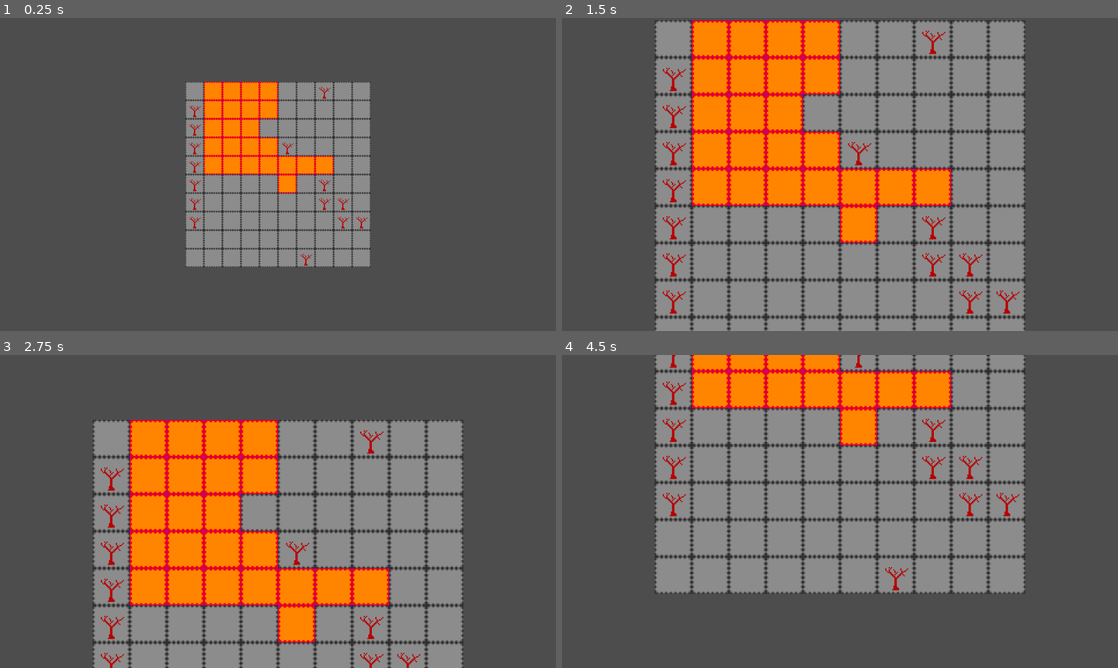
Above: before the commit, frames 1-4 (two rows, left to right).
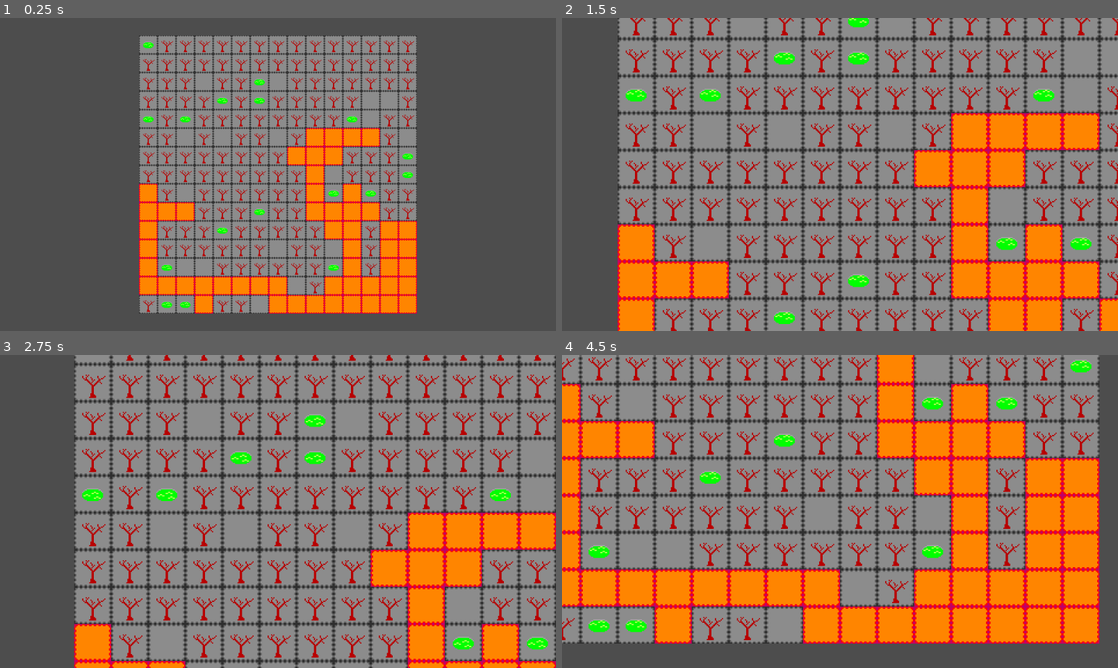
Above: after the commit, the same moments.

Repository: CattacoCattaco/strategy-deckbuilder-roguelike
Game: Godot game, scene res://tile_grid/tile_grid.tscn
Same seed, same stepped clock (60 frames per second), same inputs: the game is played once before the commit and once after it.
Inputs (mouse positions are in pixels of both pictures, inside the frame that each line leads up to):
- Up to frame 1 (0.25 s): no input
- Up to frame 2 (1.5 s): tap Enter at 0.5 s; move the mouse to (962, 158) at 0.52 s; hold Right 0.53-1.25 s; hold Z (zoom) 0.53-1.25 s; click (962, 158) at 0.67 s; tap Space at 1.25 s; drag from (728, 190) to (812, 237) at 1.27 s
- Up to frame 3 (2.75 s): tap Enter at 2 s; move the mouse to (333, 442) at 2.02 s; hold Right from 2.03 s (still down); tap Shift at 2.1 s
- Up to frame 4 (4.5 s): release Right at 2.75 s; tap Space at 2.75 s; drag from (812, 574) to (673, 464) at 2.77 s; tap Enter at 3.5 s; move the mouse to (1006, 558) at 3.52 s; hold Left 3.53-4.25 s; tap Alt at 3.6 s; drag from (673, 464) to (756, 433) at 4.27 s

The runs differ from the first frame. In frame 1, 35% of the frame differs, in the area x 25-75%, y 5-95%; in frame 2, 60%; in frame 3, 65%; in frame 4, 66%, in the area x 0-97%, y 0-93%.

Commit message:
Density Applies to Object Placement
Density now makes more objects get placed on the level.

Diff:
--- a/tile_grid/level_builder/level_builder.gd
+++ b/tile_grid/level_builder/level_builder.gd
@@ -54,8 +54,21 @@
 		var tile: Tile = tile_grid.tiles[pos.x][pos.y]
 		tile.add_object(movement_region_object_data)
 
-	var clump_count: int = floori(randf_range(tile_count / 80.0, tile_count / 25.0))
+	var clump_count: int
+	match density:
+		ObjectDensity.SPARSE:
+			clump_count = floori(randf_range(tile_count * 0.01, tile_count * 0.02))
+		ObjectDensity.MILD:
+			clump_count = floori(randf_range(tile_count * 0.02, tile_count * 0.04))
+		ObjectDensity.FEATUREFUL:
+			clump_count = floori(randf_range(tile_count * 0.04, tile_count * 0.06))
+		ObjectDensity.DENSE:
+			clump_count = floori(randf_range(tile_count * 0.06, tile_count * 0.1))
+
 	for i in range(clump_count):
+		if len(untouched_cells) == 0:
+			break
+
 		var clump_object: TileObjectData = (
 				pick_random_weighted(clump_obstacles, clump_obstacle_weights))
 
@@ -66,7 +79,18 @@
 		var tile: Tile = tile_grid.tiles[pos.x][pos.y]
 		tile.add_object(clump_object)
 
-		for j in range(randi_range(2, 7)):
+		var clump_size: int
+		match density:
+			ObjectDensity.SPARSE:
+				clump_size = randi_range(1, 3)
+			ObjectDensity.MILD:
+				clump_size = randi_range(2, 5)
+			ObjectDensity.FEATUREFUL:
+				clump_size = randi_range(3, 7)
+			ObjectDensity.DENSE:
+				clump_size = randi_range(4, 10)
+
+		for j in range(clump_size):
 			var empty_neighbors: Array[Vector2i] = []
 			for dir in [Vector2i(0, 1), Vector2i(1,0), Vector2i(0, -1), Vector2i(-1,0)]:
 				if pos + dir in untouched_cells:
@@ -81,8 +105,20 @@
 			tile = tile_grid.tiles[pos.x][pos.y]
 			tile.add_object(clump_object)
 
-	var single_obstacle_count: int = floori(randf_range(tile_count / 20.0, tile_count / 10.0))
+	var single_obstacle_count: int
+	match density:
+		ObjectDensity.SPARSE:
+			single_obstacle_count = floori(randf_range(tile_count * 0.025, tile_count * 0.5))
+		ObjectDensity.MILD:
+			single_obstacle_count = floori(randf_range(tile_count * 0.05, tile_count * 0.1))
+		ObjectDensity.FEATUREFUL:
+			single_obstacle_count = floori(randf_range(tile_count * 0.1, tile_count * 0.15))
+		ObjectDensity.DENSE:
+			single_obstacle_count = floori(randf_range(tile_count * 0.15, tile_count * 0.2))
 	for i in range(single_obstacle_count):
+		if len(untouched_cells) == 0:
+			break
+
 		var pos_index: int = randi_range(0, len(untouched_cells) - 1)
 		var pos: Vector2i = untouched_cells[pos_index]
 		untouched_cells.remove_at(pos_index)
--- a/tile_grid/tile_grid.tscn
+++ b/tile_grid/tile_grid.tscn
@@ -13,7 +13,6 @@
 script = ExtResource("1_slx1t")
 tile_scene = ExtResource("2_fwkuo")
 level_builder = NodePath("LevelBuilder")
-size = Vector2i(10, 10)
 
 [node name="LevelBuilder" type="Node2D" parent="." node_paths=PackedStringArray("tile_grid")]
 script = ExtResource("3_tunm5")
